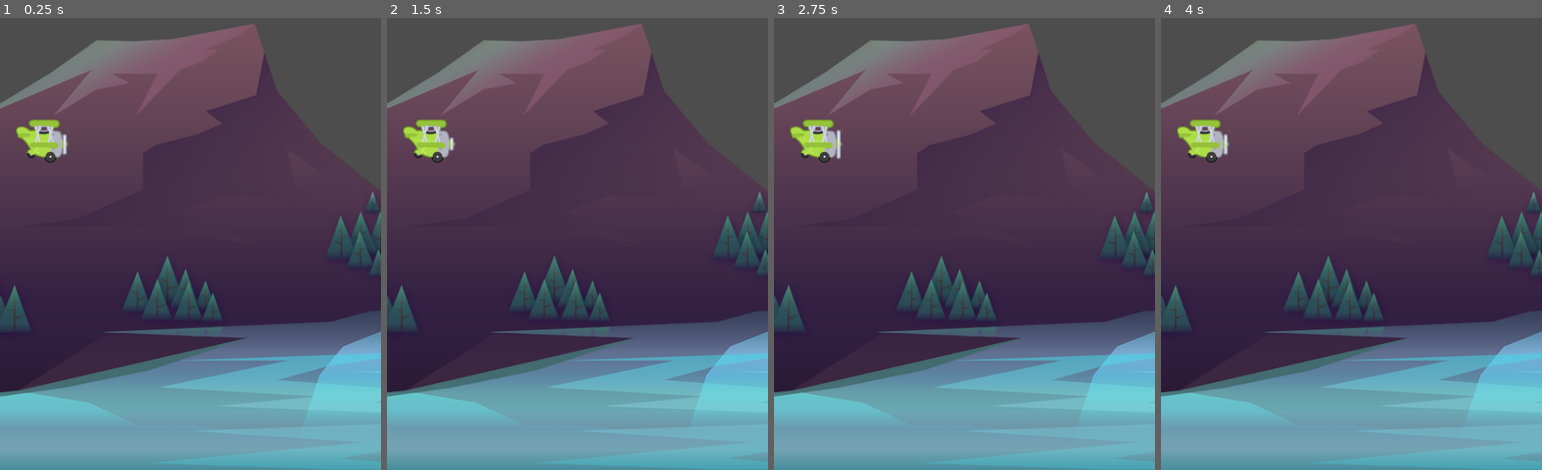
Above: before the commit, frames 1-4 (left to right).
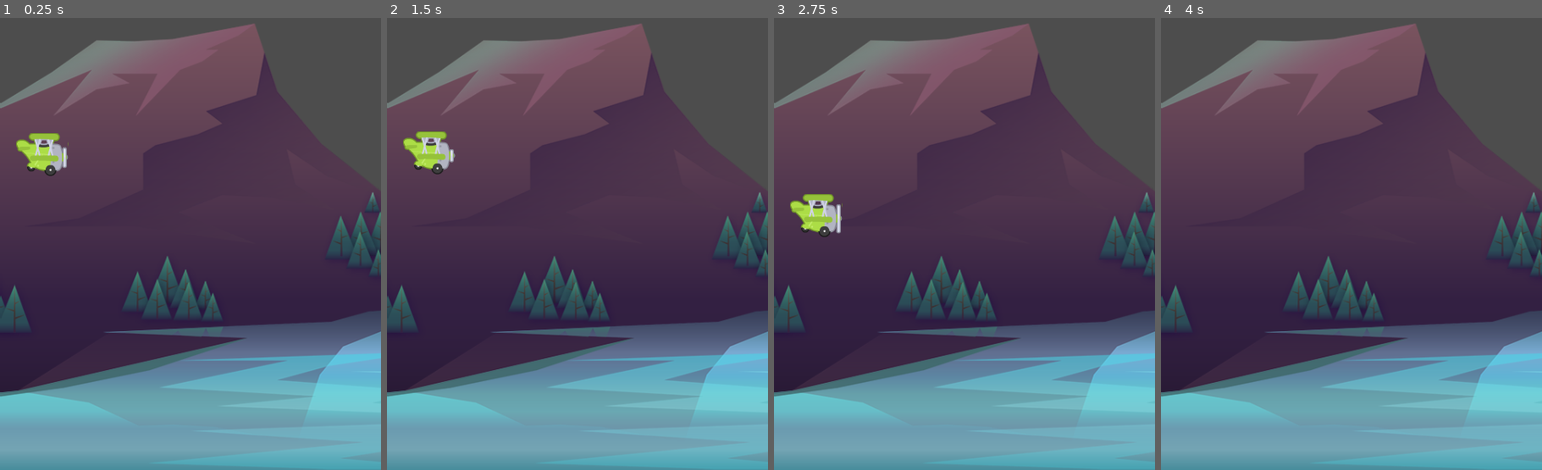
Above: after the commit, the same moments.

Repository: Danielle-Luz/Plane-game
Game: Godot game, scene res://scenes/game/game.tscn
The game is run twice, just before and just after one commit, with the same random seed, the same clock (stepped at 60 frames per second) and the same inputs. The project has no main scene, so this scene is started directly.
Inputs:
- Up to frame 1 (0.25 s): no input
- Up to frame 2 (1.5 s): hold Up (ui_up) 0.53-1.28 s
- Up to frame 3 (2.75 s): hold Up (ui_up) from 2.03 s (still down)
- Up to frame 4 (4 s): release Up (ui_up) at 3.53 s

The runs differ from the first frame. In frame 1, 1.1% of the frame differs, in the area x 4-18%, y 22-36%; in frame 2, 1.1%; in frame 3, 1.7%, in the area x 4-18%, y 22-49%; in frame 4, 0.9%.

Commit message:
feat: created plane scene folder and added flying action

Diff:
--- a/scenes/game/game.tscn
+++ b/scenes/game/game.tscn
@@ -1,7 +1,7 @@
 [gd_scene load_steps=3 format=3 uid="uid://hj36y2hq3owk"]
 
 [ext_resource type="Texture2D" uid="uid://c7lnkjjvfrpcg" path="res://assets/background/rocks_2.png" id="1_sl8j4"]
-[ext_resource type="PackedScene" uid="uid://dmyhjqfsf1vq4" path="res://scenes/game/plane.tscn" id="2_gejbe"]
+[ext_resource type="PackedScene" uid="uid://dmyhjqfsf1vq4" path="res://scenes/plane/plane.tscn" id="2_gejbe"]
 
 [node name="Game" type="Node2D"]
 
--- /dev/null
+++ b/scenes/plane/plane.gd
@@ -0,0 +1,12 @@
+extends CharacterBody2D
+
+const _SPEED = 500
+const _FLY_SPEED = -300
+
+func _physics_process(delta: float) -> void:
+	self.velocity.y += self._SPEED * delta
+
+	if(Input.is_action_just_pressed("ui_up")):
+		self.velocity.y = self._FLY_SPEED
+
+	self.move_and_slide()
--- a/scenes/game/plane.tscn
+++ b/scenes/plane/plane.tscn
@@ -1,5 +1,6 @@
-[gd_scene load_steps=7 format=3 uid="uid://dmyhjqfsf1vq4"]
+[gd_scene load_steps=8 format=3 uid="uid://dmyhjqfsf1vq4"]
 
+[ext_resource type="Script" path="res://scenes/plane/plane.gd" id="1_7pcjr"]
 [ext_resource type="Texture2D" uid="uid://depqpcuh5vevt" path="res://assets/plane/planes_sheet.png" id="1_g2558"]
 
 [sub_resource type="AtlasTexture" id="AtlasTexture_ukcdq"]
@@ -31,11 +32,12 @@
 "speed": 8.0
 }]
 
-[sub_resource type="RectangleShape2D" id="RectangleShape2D_qcssf"]
-size = Vector2(64, 60)
+[sub_resource type="CircleShape2D" id="CircleShape2D_3flkv"]
+radius = 32.8261
 
 [node name="Plane" type="CharacterBody2D"]
 scale = Vector2(0.75, 0.75)
+script = ExtResource("1_7pcjr")
 
 [node name="AnimatedSprite2D" type="AnimatedSprite2D" parent="."]
 position = Vector2(48, 38)
@@ -46,5 +48,5 @@
 frame_progress = 0.375229
 
 [node name="CollisionShape2D" type="CollisionShape2D" parent="."]
-position = Vector2(55, 33)
-shape = SubResource("RectangleShape2D_qcssf")
+position = Vector2(53.3333, 34.6667)
+shape = SubResource("CircleShape2D_3flkv")
